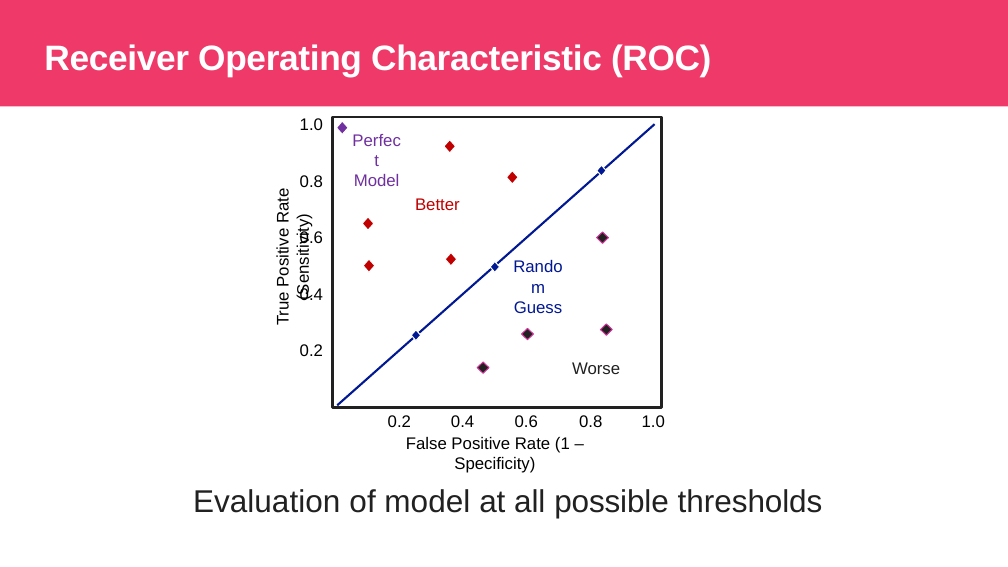
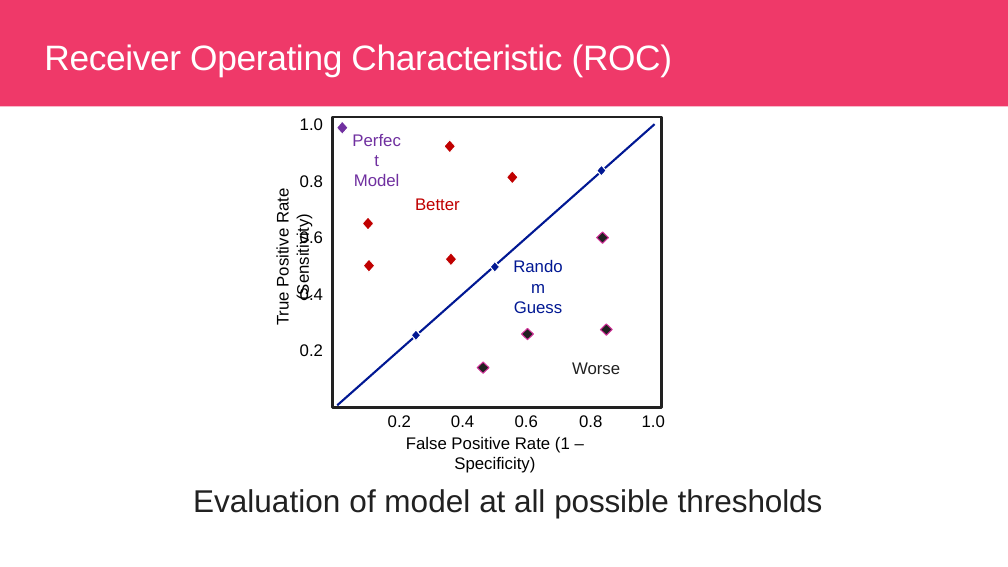
Before and after one commit to javediahmed/misc, a slide deck: slide 29 of Classification_Error_Metrics.pptx. Drawn at 1008x567 pixels with LibreOffice and Linux fonts; fonts in the diff are those of the drawing; background and template pictures are left out. Boxes give left, top, right and bottom in pixels: in the first picture for what was removed or moved away, otherwise in the second. Text is boxed around its words. In the diff, an @@ line names an element or a change of style, - is before the commit and + after.

```diff
--- a/Classification_Error_Metrics.pptx
+++ b/Classification_Error_Metrics.pptx
@@ title "Receiver Operating Characteristic (ROC)" at [44, 44, 672, 77]: bold off @@
```
Also in this commit, not shown: 9 other slides changed, 1 slide removed.
